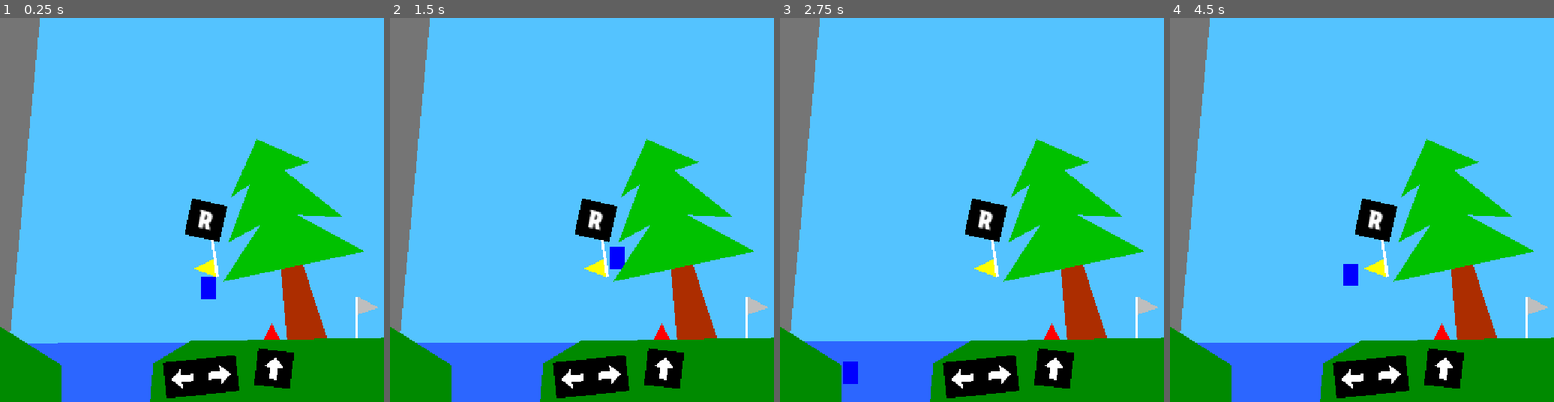
Above: before the commit, frames 1-4 (left to right).
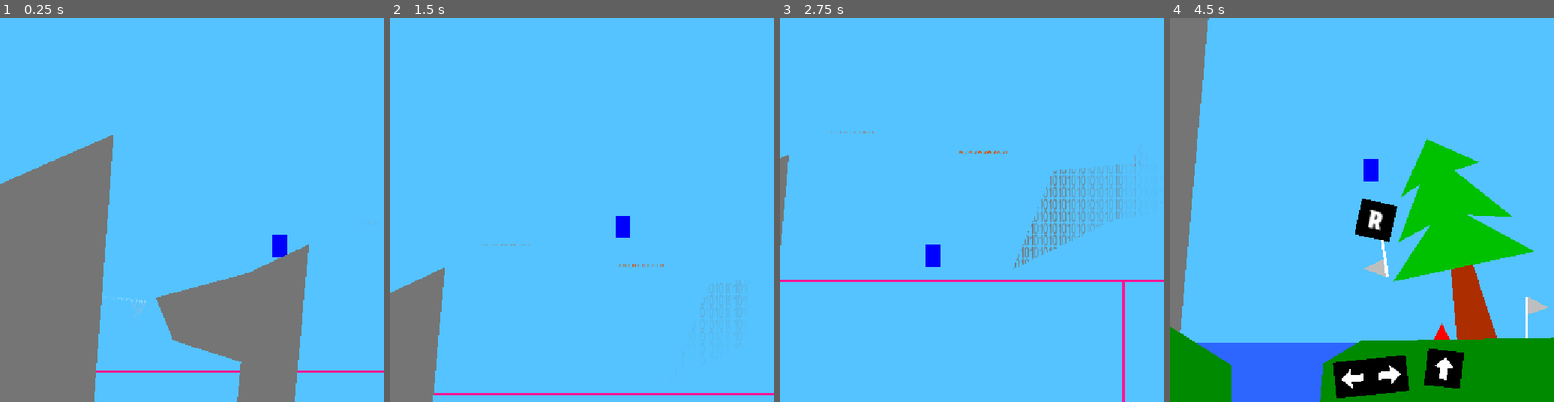
Above: after the commit, the same moments.

Repository: xorblo-doitus/OOB
Game: Godot game, scene res://src/gameplay/world/world.tscn
Two runs of this game, one before a commit and one after it. Both use one fixed random seed, a clock stepped at 60 frames per second and the inputs below.
Inputs:
- Up to frame 1 (0.25 s): no input
- Up to frame 2 (1.5 s): hold D (right) from 0.53 s (still down); tap Space (jump) at 0.77 s
- Up to frame 3 (2.75 s): tap Space (jump) at 1.52 s; release D (right) at 2.03 s; hold Left (left) from 2.03 s (still down)
- Up to frame 4 (4.5 s): release Left (left) at 2.78 s; hold D (right) 2.78-4.28 s; tap Space (jump) at 3.02, 3.77 s; hold Left (left) from 4.28 s (still down)

The runs differ from the first frame. In frame 1, 45% of the frame differs, in the area x 0-100%, y 0-100%; in frame 2, 33%; in frame 3, 32%; in frame 4, 0.8%.

Commit message:
Reworked the fall before bad ending

Diff:
--- a/src/gameplay/world/world.tscn
+++ b/src/gameplay/world/world.tscn
@@ -111,7 +111,7 @@
 [node name="Player" parent="." instance=ExtResource("2_enicr")]
 unique_name_in_owner = true
 z_index = -64
-position = Vector2(277, 326)
+position = Vector2(27, -181)
 
 [node name="Camera2D" type="Camera2D" parent="."]
 unique_name_in_owner = true
@@ -149,7 +149,7 @@
 [node name="Rock2" parent="." instance=ExtResource("6_t1arw")]
 position = Vector2(-33, 195)
 color = Color(0.458824, 0.458824, 0.458824, 1)
-polygon = PackedVector2Array(99, -333, 44, 248, -32, 218, 21, -338)
+polygon = PackedVector2Array(99, -365, 44, 248, -32, 218, 8.62265, -208.155, -82, -237, -105, -294, 18, -327)
 
 [node name="Rock3" parent="." instance=ExtResource("6_t1arw")]
 position = Vector2(-297, 188)
@@ -274,35 +274,17 @@
 position = Vector2(829, -8)
 width = 320.0
 
-[node name="OneWayPlateform6" parent="." instance=ExtResource("6_2wxex")]
-material = ExtResource("5_gag1f")
-position = Vector2(-39, -90)
+[node name="OneWayPlateform8" parent="." instance=ExtResource("6_2wxex")]
+position = Vector2(-71, 188)
 width = 64.0
 
-[node name="OneWayPlateform13" parent="." instance=ExtResource("6_2wxex")]
-material = ExtResource("5_gag1f")
-position = Vector2(-43, -28)
-width = 64.0
-
-[node name="OneWayPlateform7" parent="." instance=ExtResource("6_2wxex")]
-position = Vector2(-59, 120)
-width = 64.0
-
-[node name="OneWayPlateform11" parent="." instance=ExtResource("6_2wxex")]
-position = Vector2(-50, 43)
-width = 64.0
-
-[node name="OneWayPlateform8" parent="." instance=ExtResource("6_2wxex")]
-position = Vector2(-67, 182)
-width = 64.0
-
 [node name="OneWayPlateform9" parent="." instance=ExtResource("6_2wxex")]
-position = Vector2(-76, 261)
-width = 64.0
+position = Vector2(-65, 260)
+width = 32.0
 
 [node name="OneWayPlateform12" parent="." instance=ExtResource("6_2wxex")]
-position = Vector2(-84, 336)
-width = 64.0
+position = Vector2(-73, 335)
+width = 32.0
 
 [node name="Node2D" type="Node2D" parent="."]
 position = Vector2(215, -33)
@@ -314,7 +296,7 @@
 
 [node name="OneWayPlateform5" parent="Node2D" instance=ExtResource("6_2wxex")]
 material = ExtResource("5_gag1f")
-position = Vector2(-76, -139)
+position = Vector2(-68, -168)
 width = 64.0
 
 [node name="Node2D2" type="Node2D" parent="."]
@@ -389,7 +371,8 @@
 
 [node name="RespawnPoint4" parent="." instance=ExtResource("8_str6s")]
 material = ExtResource("5_gag1f")
-position = Vector2(27, -171)
+position = Vector2(-180, -97)
+rotation = 1.68794
 
 [node name="RespawnPoint7" parent="." instance=ExtResource("8_str6s")]
 material = ExtResource("5_gag1f")
@@ -414,10 +397,6 @@
 
 [node name="Spike" parent="." instance=ExtResource("9_afmow")]
 position = Vector2(362, 439)
-
-[node name="Spike8" parent="." instance=ExtResource("9_afmow")]
-position = Vector2(-242, 161)
-rotation = 1.63489
 
 [node name="Spike2" parent="." instance=ExtResource("9_afmow")]
 material = ExtResource("5_gag1f")
